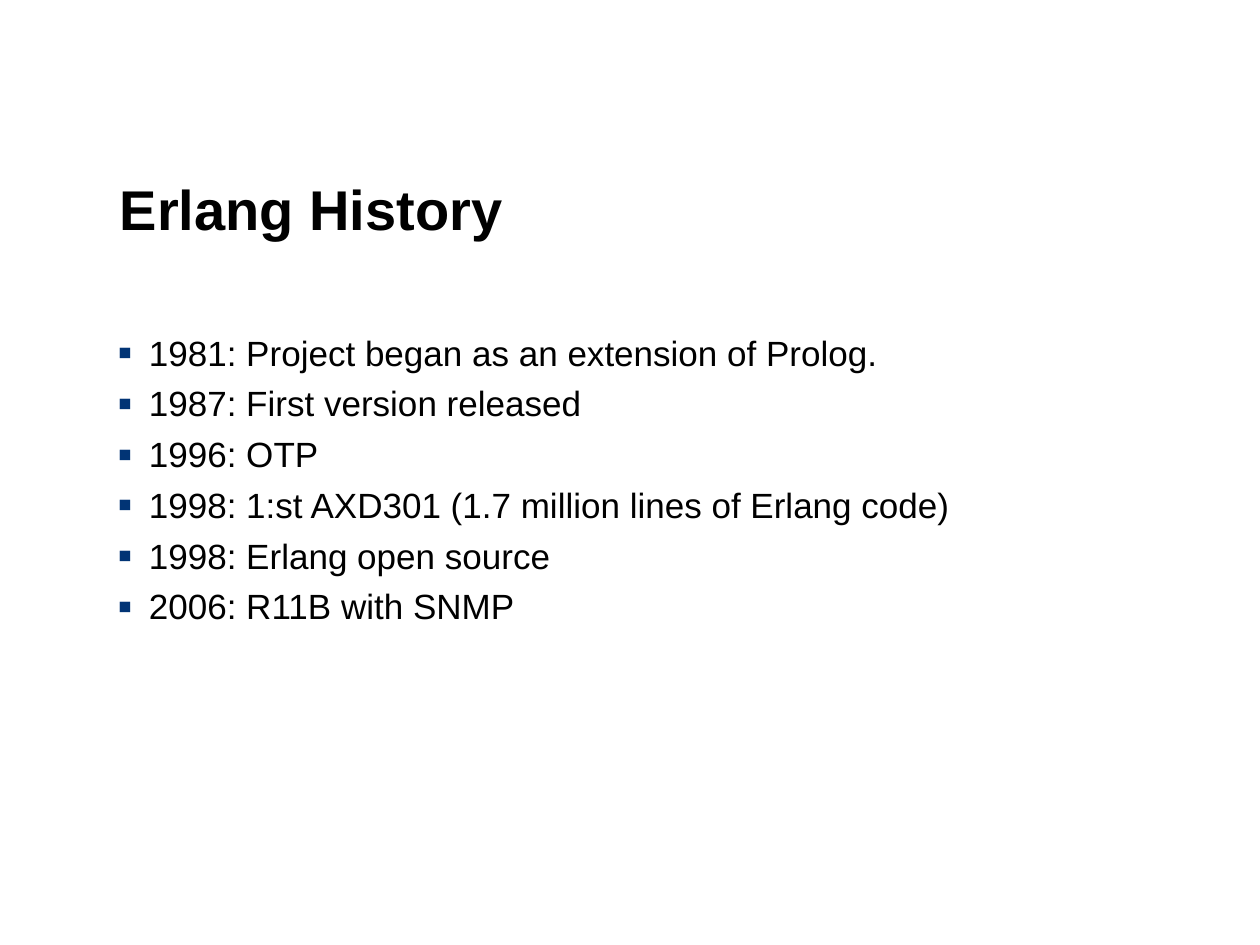
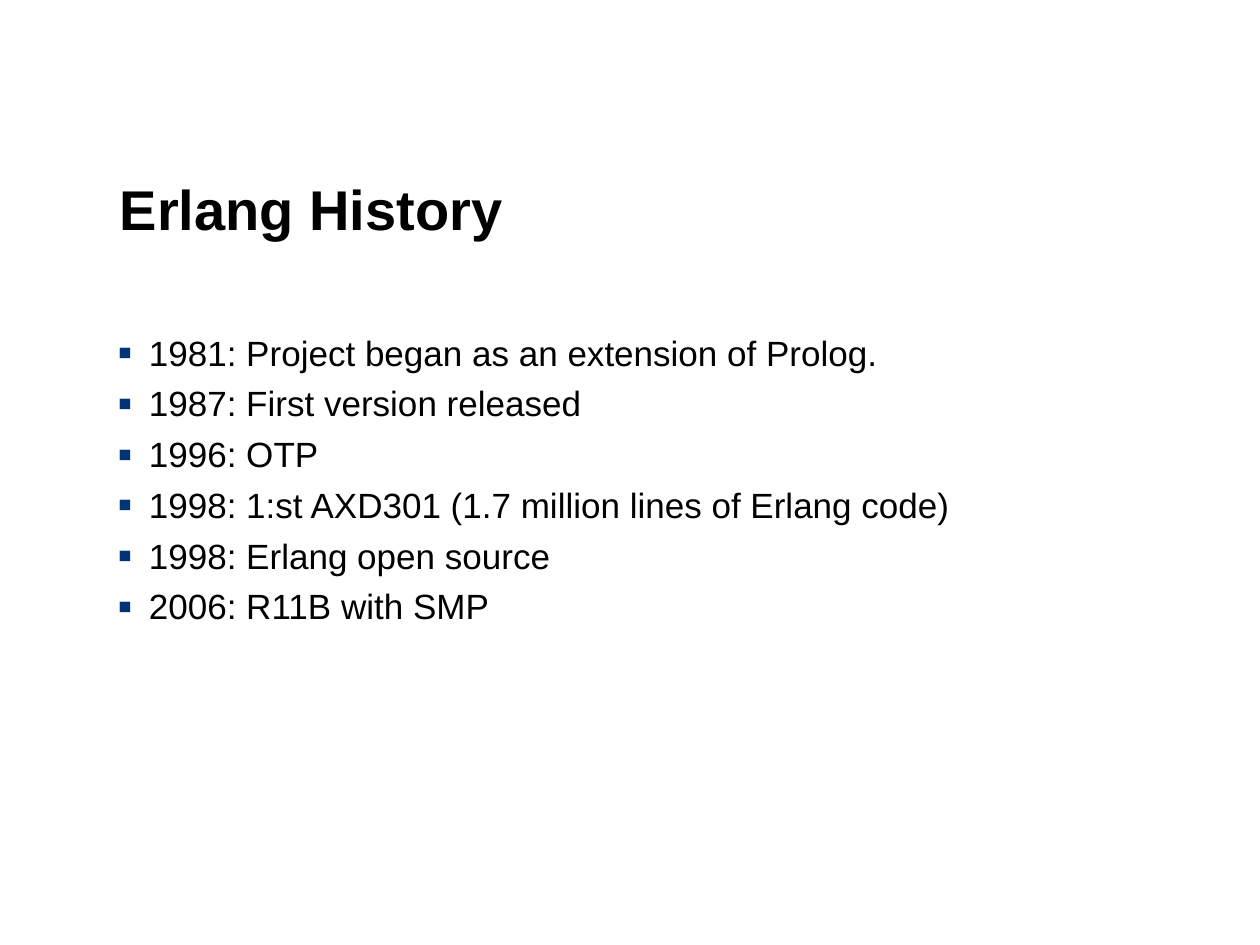
Before and after one commit to devmanner/devmanner, a slide deck: slide 5 of erlang/ErlangMulticore/Erlang.ppt. Drawn at 1260x945 pixels with LibreOffice and Linux fonts; fonts in the diff are those of the drawing; background and template pictures are left out. Boxes give left, top, right and bottom in pixels: in the first picture for what was removed or moved away, otherwise in the second. Text is boxed around its words. In the diff, an @@ line names an element or a change of style, - is before the commit and + after.

```diff
--- a/erlang/ErlangMulticore/Erlang.ppt
+++ b/erlang/ErlangMulticore/Erlang.ppt
@@ text at (x1=149, y1=593, x2=489, y2=620): text changed @@
-  ▪ 2006: R11B with SNMP
+  ▪ 2006: R11B with SMP
```
Also in this commit, not shown: 1 other slide changed.
